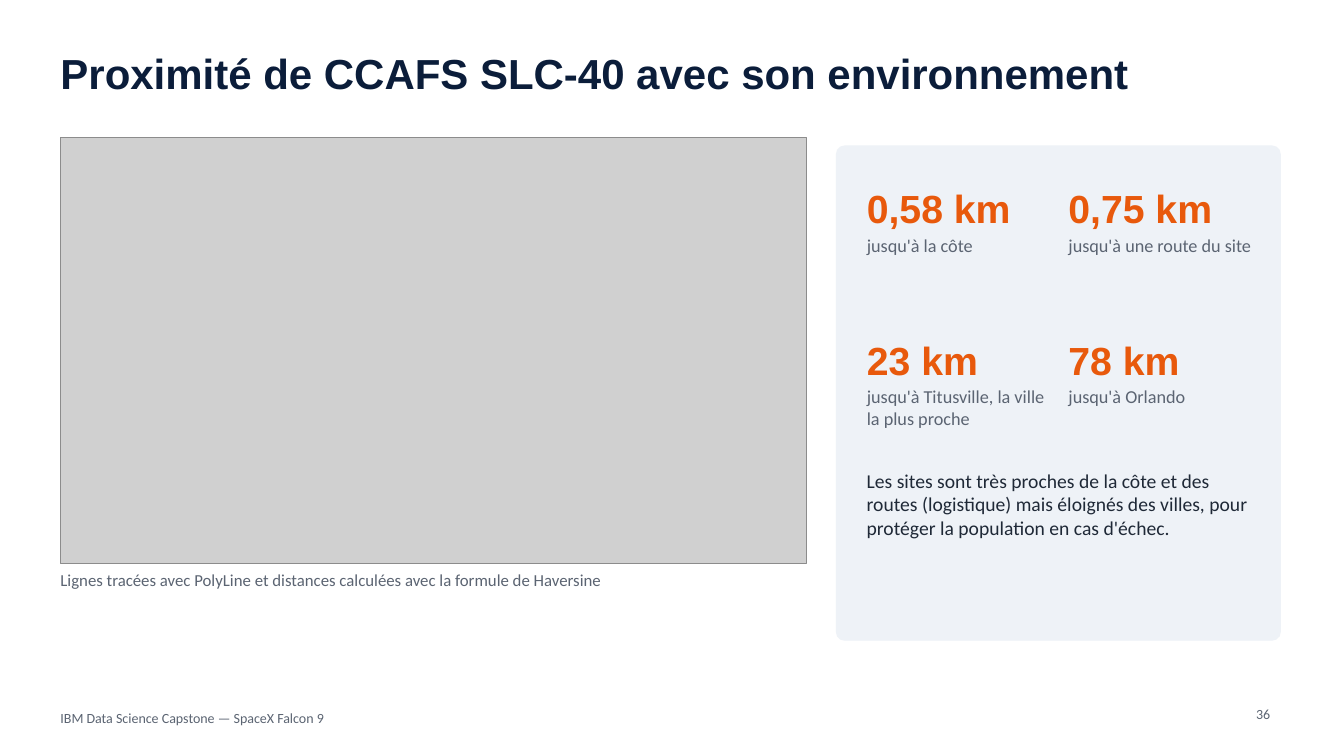
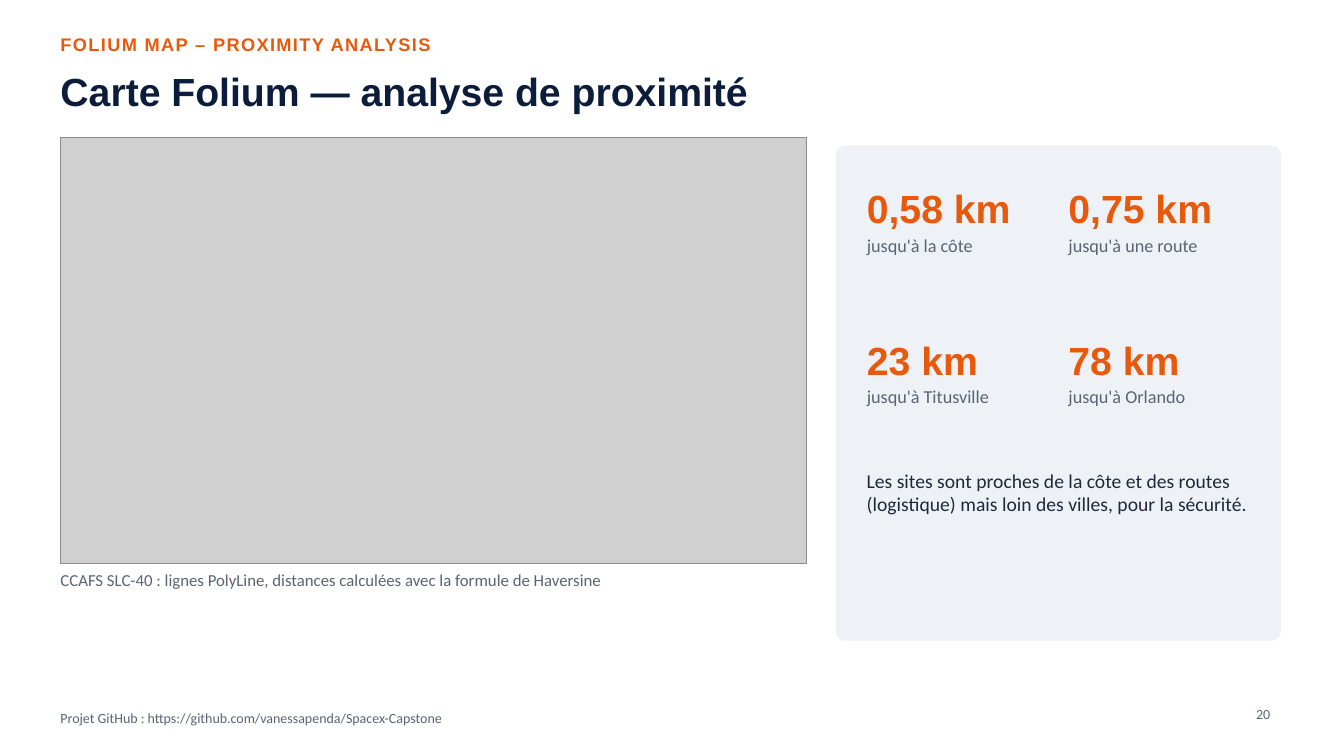
Before and after one commit to vanessapenda/Spacex-Capstone, a slide deck: slide 20 of Rapport_Capstone_SpaceX.pptx (slide 36 before the commit). Drawn at 1344x756 pixels with LibreOffice and Linux fonts; fonts in the diff are those of the drawing; grey boxes stand for pictures. Boxes give left, top, right and bottom in pixels: in the first picture for what was removed or moved away, otherwise in the second. Text is boxed around its words. In the diff, an @@ line names an element or a change of style, - is before the commit and + after.

```diff
--- a/Rapport_Capstone_SpaceX.pptx
+++ b/Rapport_Capstone_SpaceX.pptx
@@ title removed at [60,58,1128,90] @@
-Proximité de CCAFS SLC-40 avec son environnement
@@ text added at [60,38,431,51], 13 pt, text #E8590C, bold @@
+FOLIUM MAP – PROXIMITY ANALYSIS
@@ title added at [60,77,748,114], 28 pt, text #0B1D3A, bold @@
+Carte Folium — analyse de proximité
@@ text at [1068,239,1197,255]: text changed @@
-jusqu'à une route du site
+jusqu'à une route
@@ text at [867,390,989,406]: text changed @@
-jusqu'à Titusville, la ville la plus proche
+jusqu'à Titusville
@@ text at [867,474,1246,515]: text changed @@
-Les sites sont très proches de la côte et des routes (logistique) mais éloignés des villes, pour protéger la population en cas d'échec.
+Les sites sont proches de la côte et des routes (logistique) mais loin des villes, pour la sécurité.
@@ text at [60,574,601,589]: text changed @@
-Lignes tracées avec PolyLine et distances calculées avec la formule de Haversine
+CCAFS SLC-40 : lignes PolyLine, distances calculées avec la formule de Haversine
@@ text removed at [60,713,324,726] @@
-IBM Data Science Capstone — SpaceX Falcon 9
@@ text added at [60,713,442,726], 10 pt, text #5B6472 @@
+Projet GitHub : https://github.com/vanessapenda/Spacex-Capstone
@@ page number at [1256,710,1270,719]: text changed @@
-36
+20
```
Also in this commit, not shown: 13 other slides changed, 10 slides added, 33 slides removed, 1 other file.
